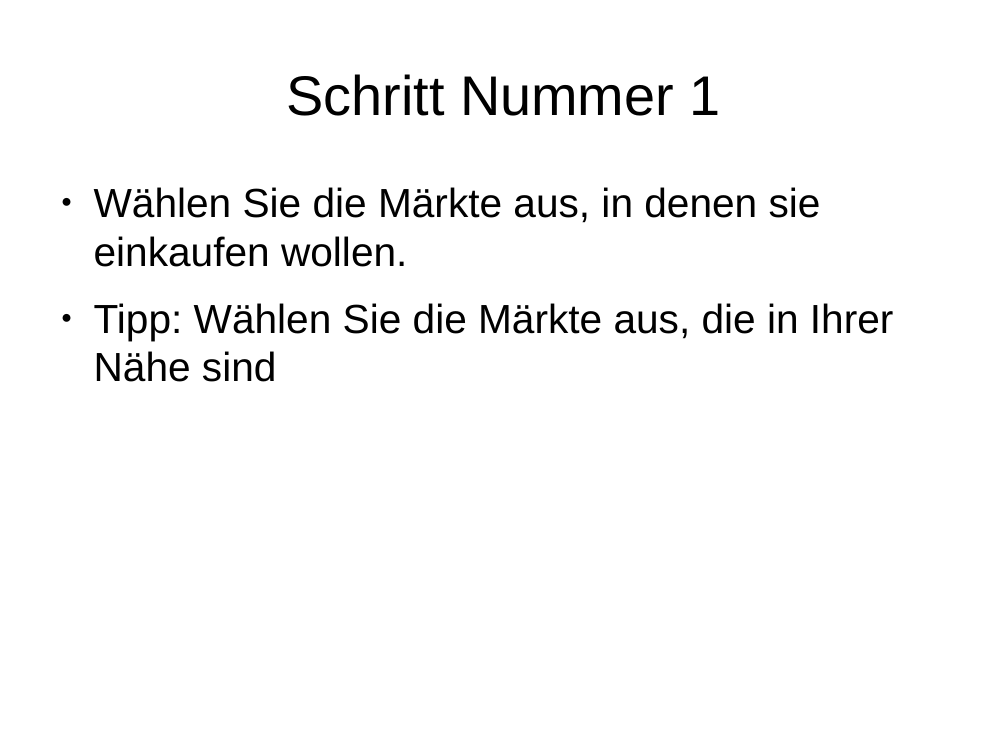
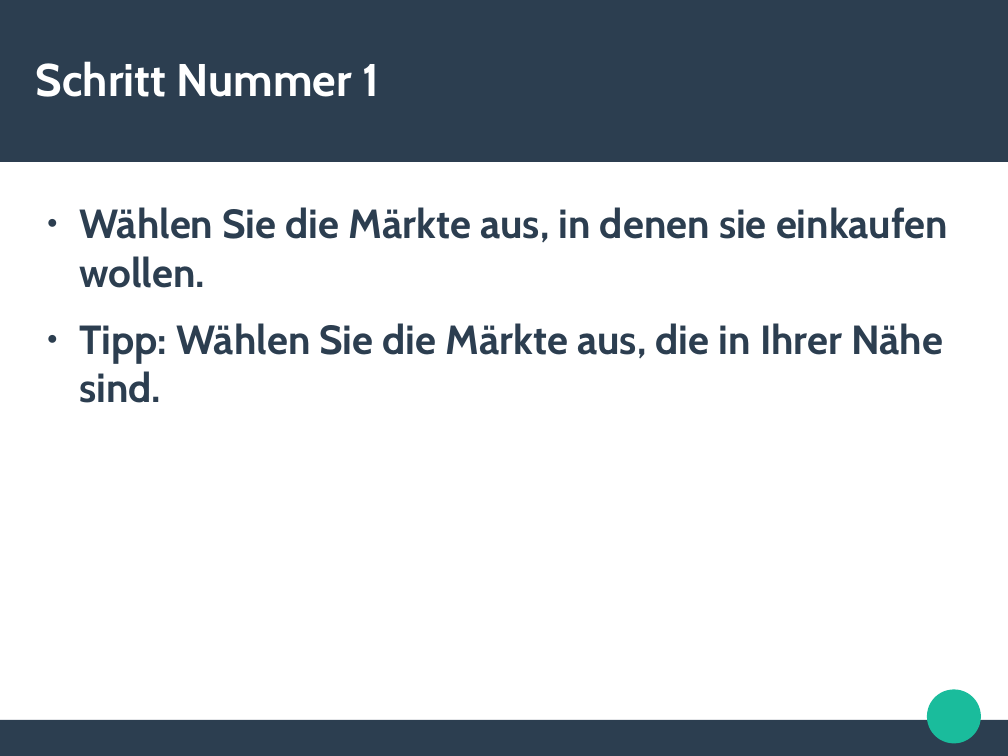
Before and after one commit to jenskuespert/KGSSB, a slide deck: slide 2 of SEB/Die_Einkaufsberater.odp. Drawn at 1008x756 pixels with LibreOffice and Linux fonts; fonts in the diff are those of the drawing. Boxes give left, top, right and bottom in pixels: in the first picture for what was removed or moved away, otherwise in the second. Text is boxed around its words. In the diff, an @@ line names an element or a change of style, - is before the commit and + after.

```diff
--- a/SEB/Die_Einkaufsberater.odp
+++ b/SEB/Die_Einkaufsberater.odp
@@ rectangle added at (x1=0, y1=0, x2=1008, y2=162), fill #2C3E50 @@
@@ title "Schritt Nummer 1" moved from (x1=286, y1=74, x2=721, y2=116) to (x1=36, y1=61, x2=379, y2=97) @@
@@ title "Schritt Nummer 1" at (x1=36, y1=61, x2=379, y2=97): size 44 to 36 pt, font Arial to Cabin, text colour #000000 to #FFFFFF, bold on; alignment centre to left @@
@@ text "Wählen Sie die Märkte aus, ..." moved from (x1=94, y1=187, x2=894, y2=382) to (x1=79, y1=207, x2=948, y2=403) @@
@@ text at (x1=79, y1=207, x2=948, y2=288): font Arial to Cabin, text colour #000000 to #2C3E50, bold on in "Wählen Sie die Märkte aus, in denen ..."; bullet colour #000000 to #2C3E50 @@
@@ text at (x1=79, y1=323, x2=943, y2=403): text changed; font Arial to Cabin; text colour #000000 to #2C3E50; bold on @@
-● Tipp: Wählen Sie die Märkte aus, die in Ihrer Nähe sind
+● Tipp: Wählen Sie die Märkte aus, die in Ihrer Nähe sind.
@@ ellipse added at (x1=928, y1=690, x2=981, y2=744), fill #1ABC9C @@
@@ rectangle added at (x1=0, y1=720, x2=1008, y2=756), fill #2C3E50 @@
```
Also in this commit, not shown: 3 other slides changed, 1 other file.
